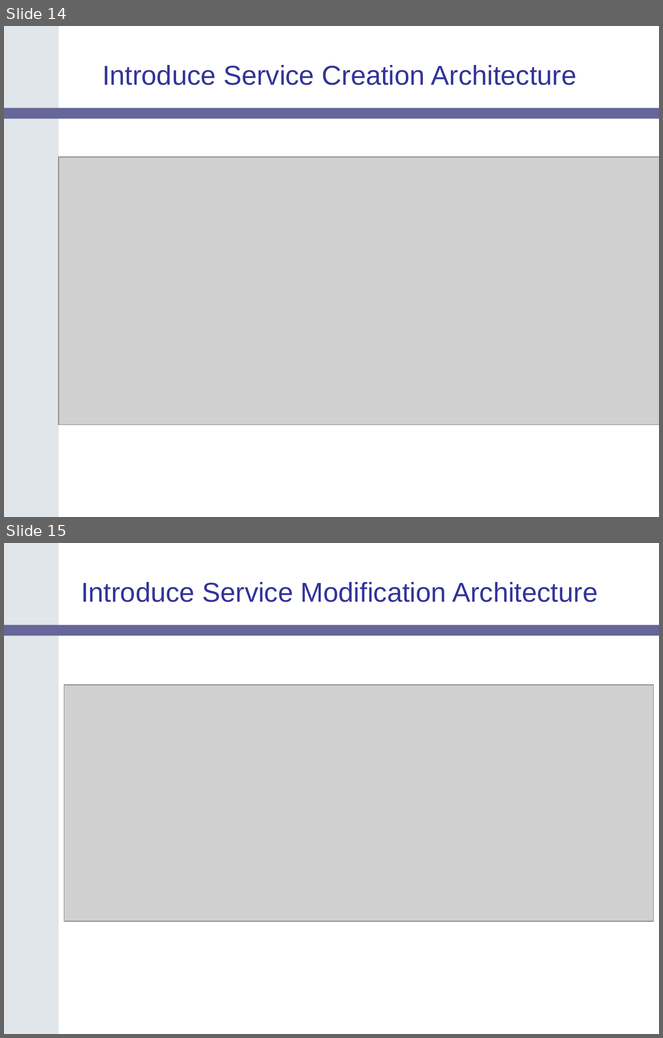
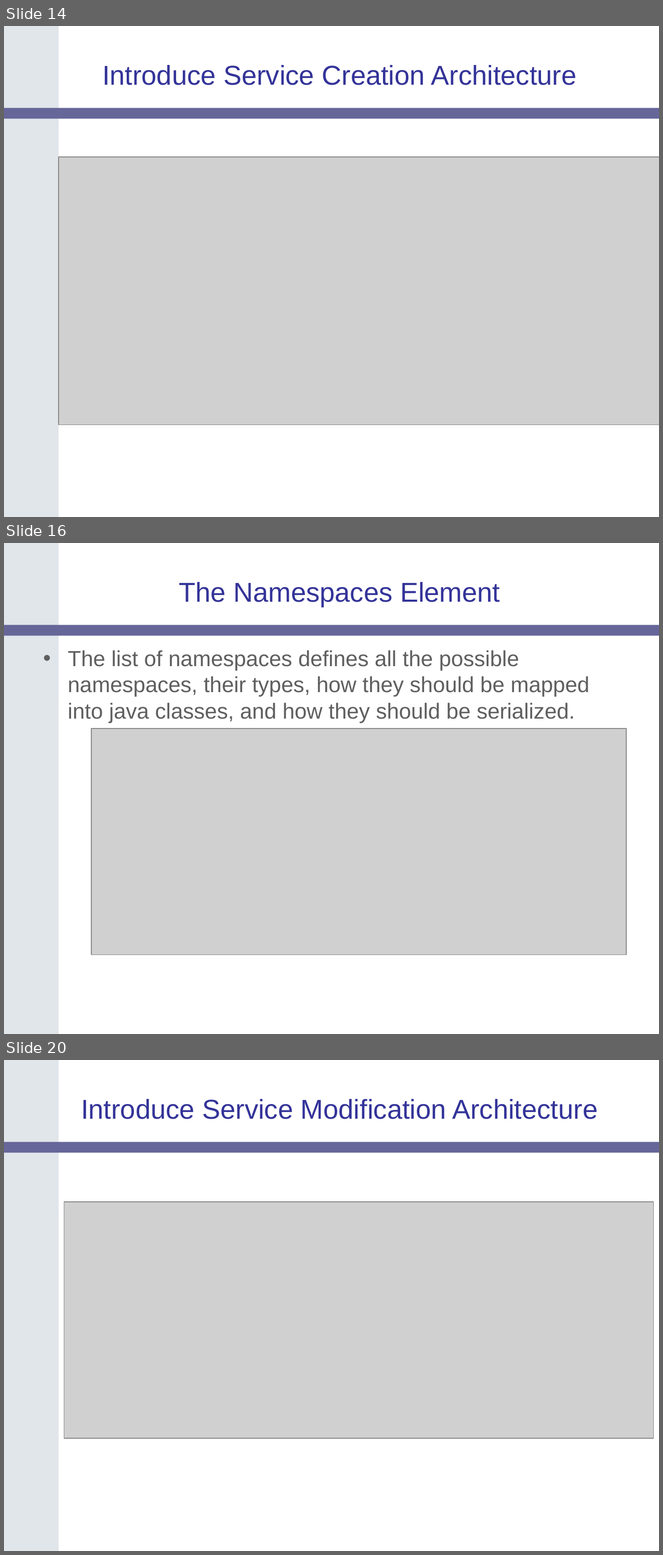
Before and after one commit to NCIP/cagrid-docs, a slide deck: presentations/200607_VCDE_ARCH/caGrid-Joint-F2F-Introduce.ppt. Shown one above the other, each under a label of ours: slides 14 and 15 before the commit, slides 14, 16 and 20 after it; the slides between them are not shown. The pictures are 663x1038 and 663x1555 pixels, drawn with LibreOffice and Linux fonts; fonts in the diff are those of the drawing; grey boxes stand for pictures; background and template pictures are left out. Boxes give left, top, right and bottom in pixels: in the first picture for what was removed or moved away, otherwise in the second. Text is boxed around its words. In the diff, an @@ line names an element or a change of style, - is before the commit and + after.

```diff
--- a/presentations/200607_VCDE_ARCH/caGrid-Joint-F2F-Introduce.ppt
+++ b/presentations/200607_VCDE_ARCH/caGrid-Joint-F2F-Introduce.ppt
@@ slide 16 added at (x1=4, y1=543, x2=659, y2=1034), background #FFFFFF; not listed: 2 template elements that a slide beside it also shows @@
@@ title added at (x1=179, y1=582, x2=500, y2=607), 30 pt, text #333399 @@
+The Namespaces Element
@@ text added at (x1=68, y1=650, x2=590, y2=723), 24 pt, text #5F5F5F @@
+• The list of namespaces defines all the possible namespaces, their types, how they should be mapped into java classes, and how they should be serialized.
@@ picture added at (x1=91, y1=729, x2=626, y2=955) @@
@@ what was slide 15 is now slide 20 @@
```
Also in this commit, not shown: 4 slides changed, 2 other slides added, 2 slides removed.
